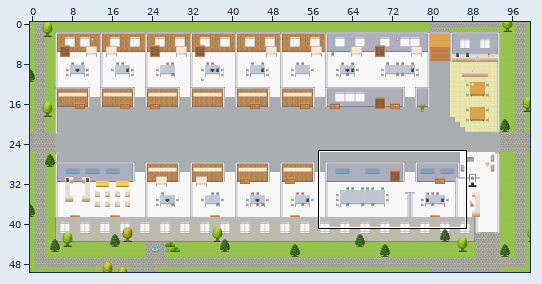
Tiled map (JSON), stored at maps/CS-Customer-Experience-Platform-Farmer-Experience-Unit.tmj. The picture above shows the old version from afar; the outline marks the close-up.
Close-up. Old version:
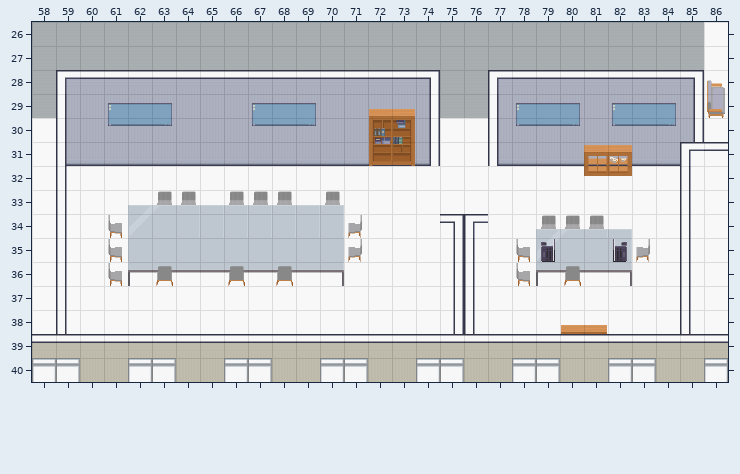
Cells are 32x32 px. Shown: x 58..86, y 26..40. The commit also changed other parts of the map, which this record leaves out.
Once edited:
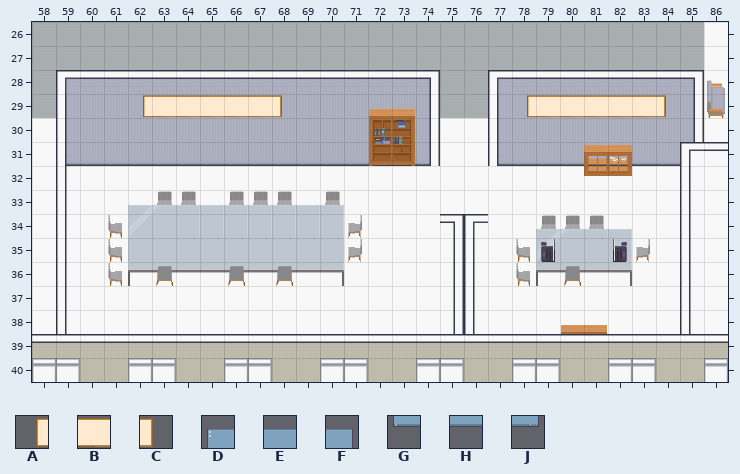
Key: from "Decoration": A 49, B 50, C 51; from "Misc": D 40, E 41, F 42, G 50, H 51, J 52.
_ is an empty cell.
The edit:
Layer "tech":
y 29: x 61..69 DEF___DEF -> _ABBBBBC_; x 78..84 DEF_DEF -> ABBBBBC
y 30: x 61..63 GHJ -> ___; x 67..69 GHJ -> ___; x 78..80 GHJ -> ___; x 82..84 GHJ -> ___
